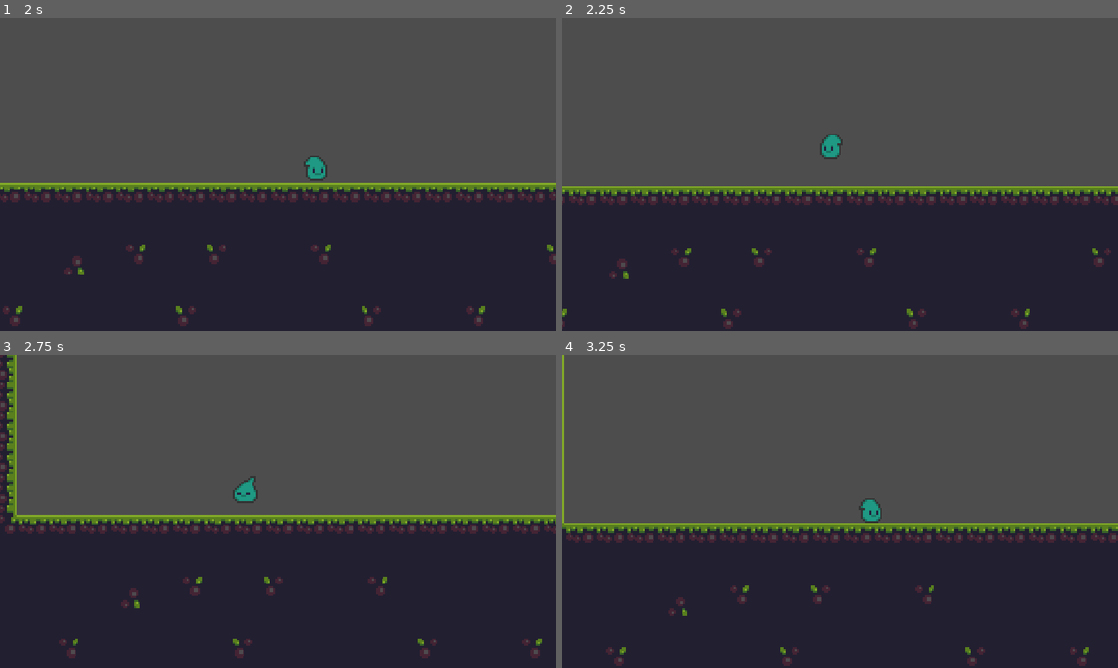
Above: before the commit, frames 1-4 (two rows, left to right).
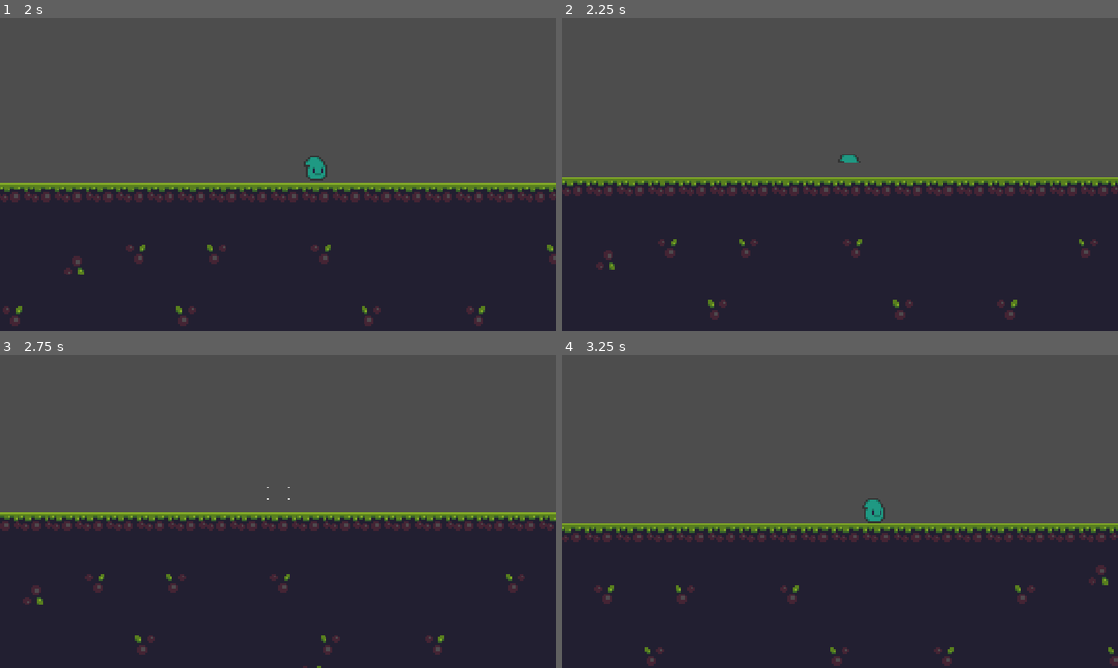
Above: after the commit, the same moments.

Repository: whatEclipse/REsurgence-THrow
Game: Godot game, scene res://scenes/level_1.tscn
Same seed, same stepped clock (60 frames per second), same inputs: the game is played once before the commit and once after it. This scene is started directly instead of the project's main scene.
Inputs (mouse positions are in pixels of both pictures, inside the frame that each line leads up to):
- Up to frame 1 (2 s): tap Enter (ui_accept) at 0.5, 0.6, 0.77, 1.07, 1.35, 1.52, 1.82 s; move the mouse to (400, 158) at 0.52 s; hold D (right) from 0.53 s (still down); click (400, 158) at 0.67 s; move the mouse to (166, 190) at 1.27 s; click (166, 190) at 1.42 s
- Up to frame 2 (2.25 s): move the mouse to (895, 105) at 2.02 s; release D (right) at 2.03 s; hold A (left) from 2.03 s (still down); tap Enter (ui_accept) at 2.1 s; click (895, 105) at 2.17 s
- Up to frame 3 (2.75 s): keep holding A (left)
- Up to frame 4 (3.25 s): move the mouse to (812, 574) at 2.77 s; release A (left) at 2.78 s; hold D (right) from 2.78 s (still down); tap Enter (ui_accept) at 2.85, 3.02 s; click (812, 574) at 2.92 s

Frame 1 is identical in both runs. In frame 2, 9.3% of the frame differs, in the area x 0-100%, y 37-100%; in frame 3, 8.2%; in frame 4, 4.5%.

Commit message:
death and musicmanager

Diff:
--- a/project.godot
+++ b/project.godot
@@ -18,15 +18,12 @@
 [autoload]
 
 SpawnManager="*uid://b6jrka8styiui"
+MusicManager="*uid://cdugw1rtwrd00"
 
 [display]
 
 window/stretch/mode="canvas_items"
 window/stretch/aspect="expand"
-
-[global_group]
-
-Killzone=""
 
 [input]
 
--- a/scenes/game.tscn
+++ b/scenes/game.tscn
@@ -133,9 +133,3 @@
 
 [node name="Player" parent="." unique_id=397778607 instance=ExtResource("2_c7num")]
 position = Vector2(23, 16)
-
-[node name="Camera2D" type="Camera2D" parent="Player" unique_id=993789746]
-position = Vector2(-1, 0)
-zoom = Vector2(4, 4)
-process_callback = 0
-position_smoothing_enabled = true
--- a/scenes/killzone.tscn
+++ b/scenes/killzone.tscn
@@ -1,3 +1,9 @@
 [gd_scene format=3 uid="uid://bues4n1ohyg7a"]
 
-[node name="Killzone" type="Area2D" unique_id=2069752206 groups=["Killzone"]]
+[ext_resource type="Script" uid="uid://o7tam14bhw8k" path="res://scripts/killzone.gd" id="1_xlapc"]
+
+[node name="Killzone" type="Area2D" unique_id=2069752206]
+collision_layer = 2
+script = ExtResource("1_xlapc")
+
+[connection signal="body_entered" from="." to="." method="_on_body_entered"]
--- a/scenes/level_1.tscn
+++ b/scenes/level_1.tscn
@@ -2,6 +2,7 @@
 
 [ext_resource type="Texture2D" uid="uid://b6eo2an0blsrw" path="res://assets/tileset.png" id="1_bswci"]
 [ext_resource type="PackedScene" uid="uid://kspr25ufuj05" path="res://scenes/player.tscn" id="2_rus8k"]
+[ext_resource type="PackedScene" uid="uid://bues4n1ohyg7a" path="res://scenes/killzone.tscn" id="3_rus8k"]
 
 [sub_resource type="TileSetAtlasSource" id="TileSetAtlasSource_c7num"]
 texture = ExtResource("1_bswci")
@@ -124,6 +125,8 @@
 physics_layer_0/collision_layer = 1
 sources/0 = SubResource("TileSetAtlasSource_c7num")
 
+[sub_resource type="RectangleShape2D" id="RectangleShape2D_8ksrx"]
+
 [node name="Game" type="Node2D" unique_id=190928873]
 
 [node name="TileMap" type="TileMap" parent="." unique_id=2035739788]
@@ -134,7 +137,9 @@
 [node name="Player" parent="." unique_id=397778607 instance=ExtResource("2_rus8k")]
 position = Vector2(23, 16)
 
-[node name="Camera2D" type="Camera2D" parent="Player" unique_id=993789746]
-position = Vector2(-1, 0)
-zoom = Vector2(4, 4)
-position_smoothing_enabled = true
+[node name="Killzone" parent="." unique_id=2069752206 instance=ExtResource("3_rus8k")]
+position = Vector2(187, -2)
+
+[node name="CollisionShape2D" type="CollisionShape2D" parent="Killzone" unique_id=1360827302]
+position = Vector2(-2, 7)
+shape = SubResource("RectangleShape2D_8ksrx")
--- /dev/null
+++ b/scenes/music_manager.tscn
@@ -0,0 +1,8 @@
+[gd_scene format=3 uid="uid://cdugw1rtwrd00"]
+
+[sub_resource type="AudioStream" id="AudioStream_4cn36"]
+
+[node name="MusicManager" type="AudioStreamPlayer" unique_id=831728325]
+stream = SubResource("AudioStream_4cn36")
+volume_db = 5.405
+autoplay = true
--- a/scenes/player.tscn
+++ b/scenes/player.tscn
@@ -170,7 +170,7 @@
 "duration": 1.0,
 "texture": SubResource("AtlasTexture_38w5n")
 }],
-"loop": 1,
+"loop": 0,
 "name": &"Death",
 "speed": 8.0
 }, {
@@ -288,6 +288,7 @@
 }]
 
 [node name="Player" type="CharacterBody2D" unique_id=397778607]
+collision_layer = 3
 script = ExtResource("1_mitmf")
 
 [node name="CollisionBox" type="CollisionShape2D" parent="." unique_id=449771243]
@@ -297,12 +298,17 @@
 [node name="AnimatedSprite2D" type="AnimatedSprite2D" parent="." unique_id=1851740296]
 position = Vector2(0, -8)
 sprite_frames = SubResource("SpriteFrames_8ksrx")
-animation = &"Walking"
+animation = &"Death"
 autoplay = "Idle"
-frame_progress = 0.39986604
 
 [node name="Hitbox" type="Area2D" parent="." unique_id=2103579018]
 
 [node name="Collision" type="CollisionShape2D" parent="Hitbox" unique_id=758696748]
 position = Vector2(0, -5)
 shape = SubResource("RectangleShape2D_flrxc")
+
+[node name="Camera2D" type="Camera2D" parent="." unique_id=193902190]
+position = Vector2(-1, 0)
+zoom = Vector2(4, 4)
+process_callback = 0
+position_smoothing_enabled = true
--- a/scenes/spawn_point.tscn
+++ b/scenes/spawn_point.tscn
@@ -12,8 +12,8 @@
 [node name="Sprite2D" type="Sprite2D" parent="." unique_id=122332846]
 texture = ExtResource("1_ebynj")
 
-[node name="CollisionShape2D" type="CollisionShape2D" parent="." unique_id=1834039832]
+[node name="RigidBody2D" type="RigidBody2D" parent="." unique_id=1182029718]
+
+[node name="CollisionShape2D" type="CollisionShape2D" parent="RigidBody2D" unique_id=1834039832]
 position = Vector2(0.5, 0.5)
 shape = SubResource("RectangleShape2D_m6kdp")
-
-[node name="RigidBody2D" type="RigidBody2D" parent="." unique_id=1182029718]
--- /dev/null
+++ b/scripts/killzone.gd
@@ -0,0 +1,5 @@
+extends Area2D
+
+func _on_body_entered(body: Node2D) -> void:
+	if body.has_method("die"):
+		body.die()
--- a/scripts/player.gd
+++ b/scripts/player.gd
@@ -4,42 +4,50 @@
 
 const SPEED = 100.0
 const JUMP_VELOCITY = -150.0
+var isDying = false
 
 func _physics_process(delta: float) -> void:
 	# Add the gravity.
-	if not is_on_floor():
-		velocity += get_gravity()* delta
+	if isDying == false:
+		if not is_on_floor():
+			velocity += get_gravity()* delta
 
-	# Handle jump.
-	if Input.is_action_just_pressed("ui_accept") and is_on_floor():
-		velocity.y = JUMP_VELOCITY
+		# Handle jump.
+		if Input.is_action_just_pressed("ui_accept") and is_on_floor():
+			velocity.y = JUMP_VELOCITY
 
 
 
 
-	# Get the input direction and handle the movement/deceleration.
-	# As good practice, you should replace UI actions with custom gameplay actions.
-	var direction := Input.get_axis("left", "right")
-	if direction:
-		velocity.x = direction * SPEED
-	else:
-		velocity.x = move_toward(velocity.x, 0, SPEED)
+		# Get the input direction and handle the movement/deceleration.
+		# As good practice, you should replace UI actions with custom gameplay actions.
+		var direction := Input.get_axis("left", "right")
+		if direction:
+			velocity.x = direction * SPEED
+		else:
+			velocity.x = move_toward(velocity.x, 0, SPEED)
 
 
+		if is_on_floor():
+			if direction == 0:
+				animated_sprite.play("Idle")
+			else:
+				animated_sprite.play("Walking")
+		elif velocity.y < 0:
+			animated_sprite.play("Jump")
+		else:
+			animated_sprite.play("Fall")
 
-	if is_on_floor():
-		if direction == 0:
-			animated_sprite.play("Idle")
-		else:
-			animated_sprite.play("Walking")
-	elif velocity.y < 0:
-		animated_sprite.play("Jump")
-	else:
-		animated_sprite.play("Fall")
+		if direction == 1:
+			animated_sprite.flip_h = true;
+		if direction == -1:
+			animated_sprite.flip_h = false;
 
-	if direction == 1:
-		animated_sprite.flip_h = true;
-	if direction == -1:
-		animated_sprite.flip_h = false;
+		move_and_slide()
 
-	move_and_slide()
+
+func die():
+	isDying = true
+	animated_sprite.play("Death")
+	await animated_sprite.animation_finished
+	isDying = false
--- a/scripts/spawn_manager.gd
+++ b/scripts/spawn_manager.gd
@@ -12,7 +12,7 @@
 	if event is InputEventMouseButton and event.pressed and event.button_index == MOUSE_BUTTON_LEFT:
 		print("click received")
 		var scene := get_tree().current_scene
-		if scene == null or scene.scene_file_path == "res://game.tscn":
+		if scene == null or scene.scene_file_path == "res://scenes/game.tscn":
 			print("blocked: wrong scene")
 			return
 
Not shown, added: scripts/killzone.gd.uid
